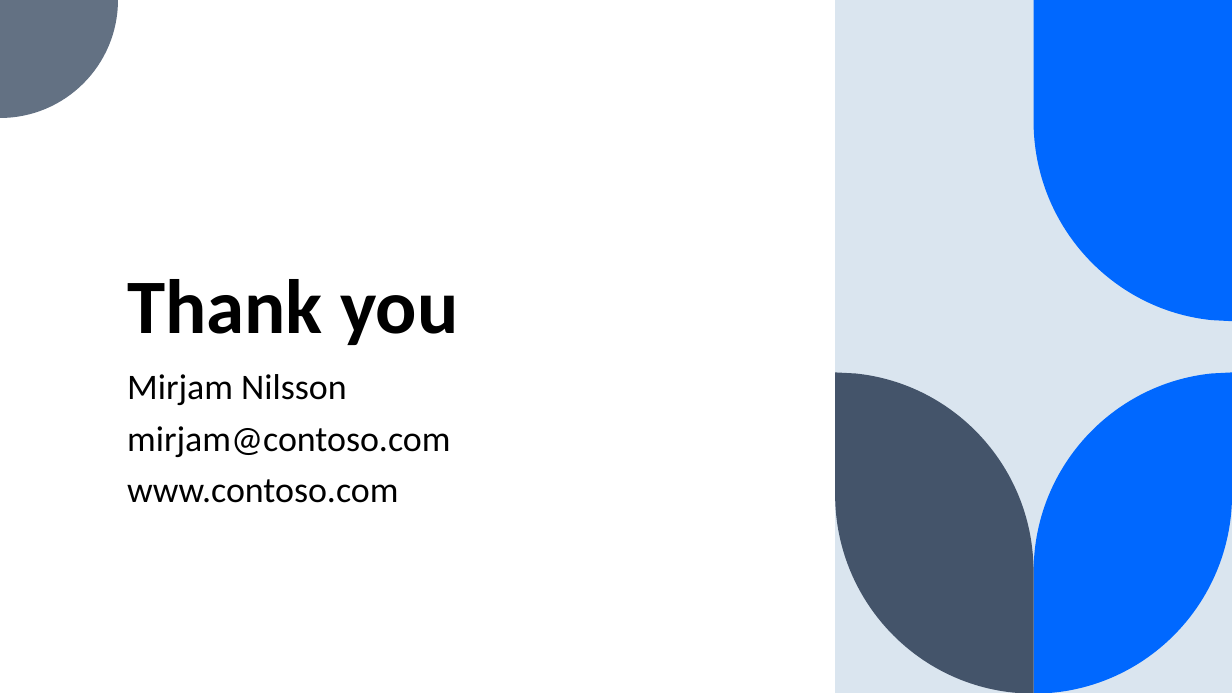
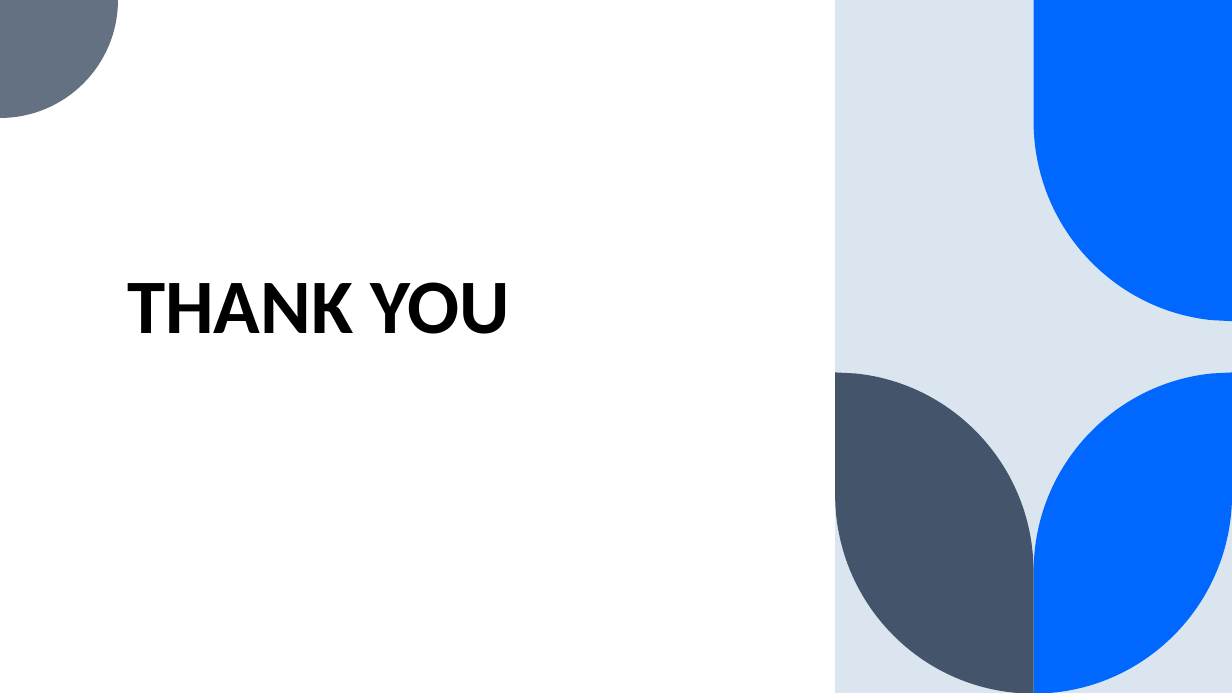
Before and after one commit to DeeeTeeee/IncomePredictionZindziProject, a slide deck: slide 18 of Income Prediction Challenge for Azubian - PPT.pptx. Drawn at 1232x693 pixels with LibreOffice and Linux fonts; fonts in the diff are those of the drawing. Boxes give left, top, right and bottom in pixels: in the first picture for what was removed or moved away, otherwise in the second. Text is boxed around its words. In the diff, an @@ line names an element or a change of style, - is before the commit and + after.

```diff
--- a/Income Prediction Challenge for Azubian - PPT.pptx
+++ b/Income Prediction Challenge for Azubian - PPT.pptx
@@ title at [127,282,510,334]: text changed @@
-Thank you
+THANK YOU
@@ subtitle removed at [127,374,450,503] @@
-Mirjam Nilsson
-mirjam@contoso.com
-www.contoso.com
```
Also in this commit, not shown: 5 other slides changed, 3 slides added, 11 slides removed, 1 other file.
